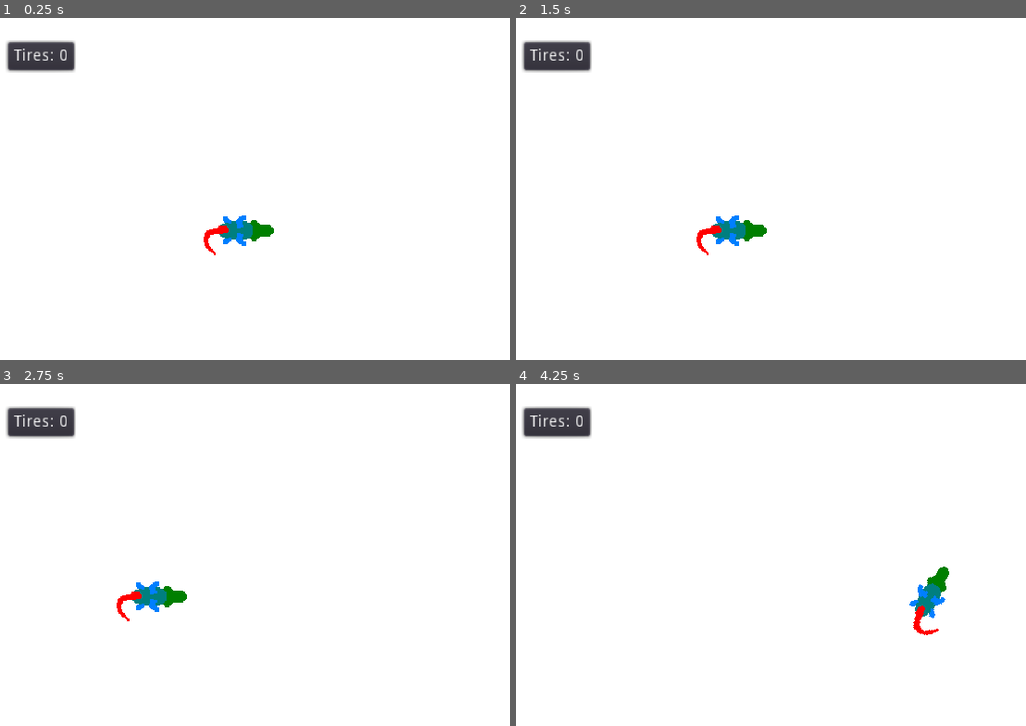
Above: before the commit, frames 1-4 (two rows, left to right).
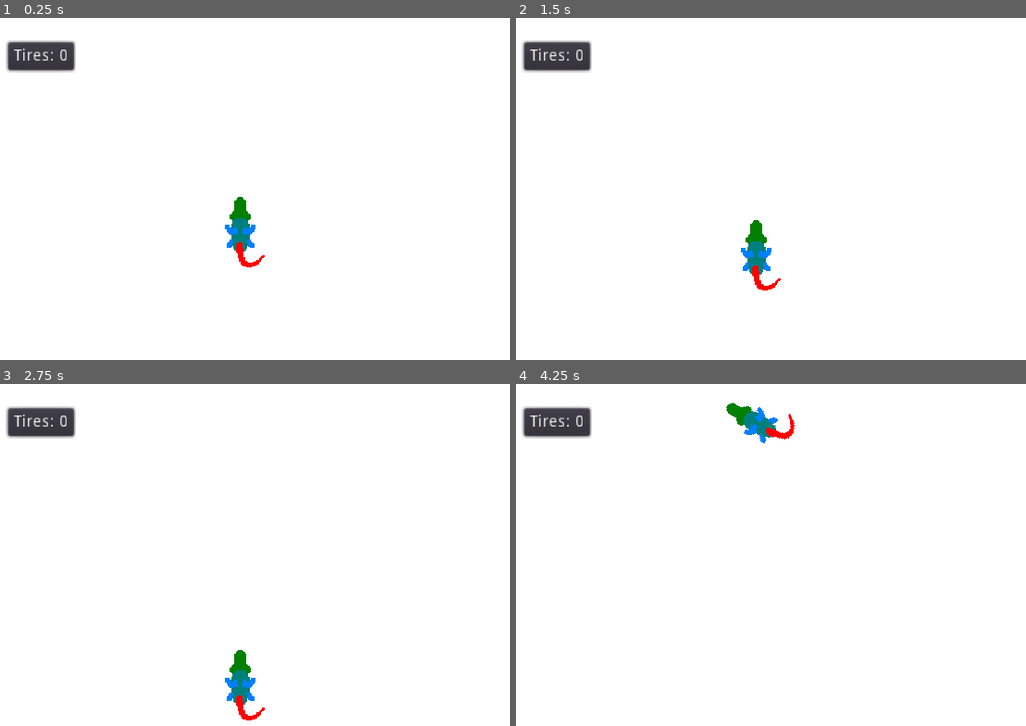
Above: after the commit, the same moments.

Repository: xoxoxeno/wheeligator
Game: Godot game, scene res://scenes/Jungle.tscn
The game is run twice, just before and just after one commit, with the same random seed, the same clock (stepped at 60 frames per second) and the same inputs.
Inputs:
- Up to frame 1 (0.25 s): no input
- Up to frame 2 (1.5 s): tap Enter at 0.5 s; hold E (tire_right) 0.53-1.28 s; tap Space at 1.25 s; hold S (gator_back) from 1.28 s (still down)
- Up to frame 3 (2.75 s): release S (gator_back) at 2.03 s; hold E (tire_right) from 2.03 s (still down)
- Up to frame 4 (4.25 s): tap Enter at 2.75 s; release E (tire_right) at 2.78 s; hold W (gator_forward) 2.78-3.53 s; hold A (gator_left) from 3.53 s (still down)

The runs differ from the first frame. In frame 1, 1.0% of the frame differs, in the area x 39-54%, y 52-73%; in frame 2, 1.1%; in frame 3, 1.4%, in the area x 22-52%, y 57-99%; in frame 4, 1.4%.

Commit message:
mm moze moze

Diff:
--- a/scenes/Jungle.tscn
+++ b/scenes/Jungle.tscn
@@ -11,24 +11,20 @@
 [node name="Jungle" type="Node2D"]
 script = ExtResource( 1 )
 
-[node name="WorldLayer" type="CanvasLayer" parent="."]
-
-[node name="Wheeligator" type="KinematicBody2D" parent="WorldLayer"]
+[node name="Wheeligator" type="KinematicBody2D" parent="."]
 position = Vector2( 211.626, 183.486 )
 script = ExtResource( 4 )
 __meta__ = {
 "_edit_group_": true
 }
 
-[node name="Sprite" type="Sprite" parent="WorldLayer/Wheeligator"]
-rotation = 1.5708
+[node name="Sprite" type="Sprite" parent="Wheeligator"]
 texture = ExtResource( 2 )
 
-[node name="Camera2D" type="Camera2D" parent="WorldLayer/Wheeligator"]
-current = true
+[node name="Camera2D" type="Camera2D" parent="Wheeligator"]
+z_as_relative = false
 
-[node name="CollisionShape2D" type="CollisionShape2D" parent="WorldLayer/Wheeligator"]
-rotation = 1.5708
+[node name="CollisionShape2D" type="CollisionShape2D" parent="Wheeligator"]
 shape = SubResource( 1 )
 
 [node name="UILayer" type="CanvasLayer" parent="."]
--- a/scripts/Jungle.gd
+++ b/scripts/Jungle.gd
@@ -7,4 +7,4 @@
 func debug_info():
 
 	$UILayer/DebugUI.show()
-	$UILayer/DebugUI/DebugPanel/Label.text = "Tires: " + str($WorldLayer/Wheeligator.tires)
+	$UILayer/DebugUI/DebugPanel/Label.text = "Tires: " + str($Wheeligator.tires)
--- a/scripts/Wheeligator.gd
+++ b/scripts/Wheeligator.gd
@@ -4,8 +4,8 @@
 
 var slow_speed = 100
 var fast_speed = 300
-var slow_rotation_speed = 1.5
-var fast_rotation_speed = 5
+var rotation_speed = 1.5
+
 
 var velocity = Vector2.ZERO
 var rotation_dir = 0
@@ -17,19 +17,10 @@
 	if tires > 3:
 		tires = 0
 
-	get_input_basic()
+	get_input_gator()
 	get_input_tires()
 
-	match tires:
-		0:
-			rotation += rotation_dir * slow_rotation_speed * delta
-		1:
-			pass
-		2:
-			rotation += rotation_dir * fast_rotation_speed * delta
-		3:
-			pass
-
+	rotation += rotation_dir * rotation_speed * delta
 	velocity = move_and_slide(velocity)
 
 func debug_controls():
@@ -37,19 +28,34 @@
 	if Input.is_action_just_pressed("debug_add_tire"):
 		tires += 1
 
-func get_input_basic():
+func get_input_gator():
 
 	rotation_dir = 0
 	velocity = Vector2.ZERO
 
+	if Input.is_action_pressed("gator_left"):
+		rotation_dir -= 1
 	if Input.is_action_pressed("gator_right"):
 		rotation_dir += 1
-	if Input.is_action_pressed("gator_left"):
-		rotation_dir -= 1
 	if Input.is_action_pressed("gator_back"):
-		velocity -= transform.x * slow_speed
+		velocity += transform.y * slow_speed
 	if Input.is_action_pressed("gator_forward"):
-		velocity += transform.x * fast_speed
+		velocity -= transform.y * fast_speed
 
 func get_input_tires():
-	pass
+
+	match tires:
+		0:
+			pass
+		1:
+			pass
+		2:
+			if Input.is_action_pressed("tire_left"):
+				rotation_dir -= 4
+			if Input.is_action_pressed("tire_right"):
+				rotation_dir += 4
+		3:
+			if Input.is_action_pressed("tire_left"):
+				velocity -= transform.x * fast_speed
+			if Input.is_action_pressed("tire_right"):
+				velocity += transform.x * fast_speed
Not shown, added: icon.png.import
Not shown, added: .gitignore
